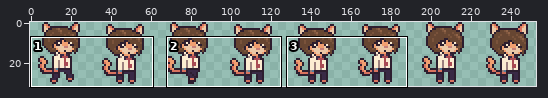
Two states of a sprite sheet, Player/Sprites/mc_sprite_sheet.png. Above: a wide view before the commit, with the close-up outlined.
Close-up. Old version:
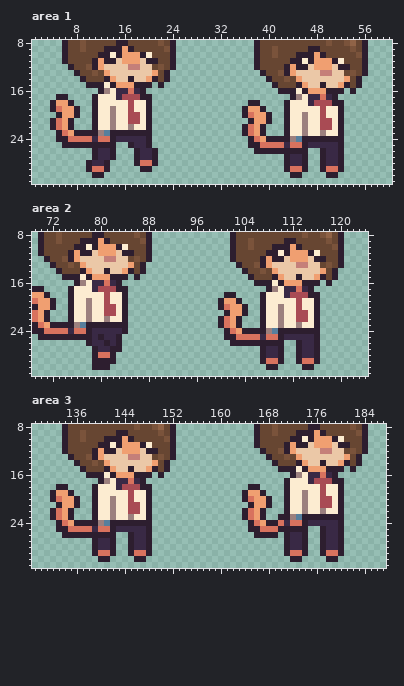
The file is 256x32 pixels. Shown: area 1: x 1..60, y 8..31; area 2: x 69..124, y 8..31; area 3: x 129..187, y 8..31. The old version is drawn lined up with the new one. The wide view leaves out empty margins. The commit also changed other parts of the picture, which this record leaves out.
Now the later version:
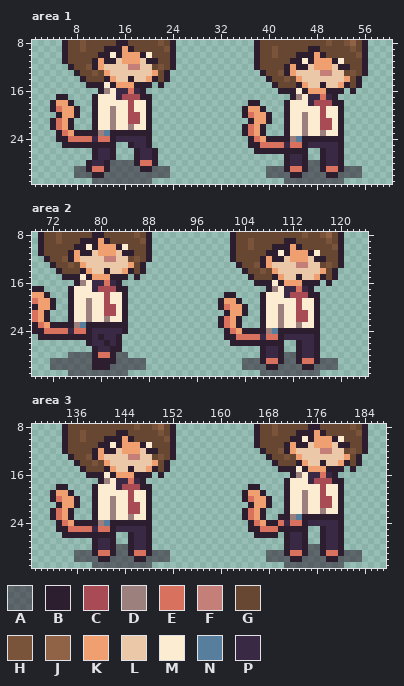
Palette (. is transparent): A #2d1e2f8b  B #2d1e2f  C #a94b54  D #9c807e  E #d8725e  F #c57f79  G #674632  H #7a533b  J #906347  K #f09f71  L #ebc8a7  M #fcecd1  N #577f9d  P #392945
The exact change:
whole drawing moved by +0,-1 (the old picture is shown already moved)
--- area 1
@@ x 1..60 @@
 27 ..........BPPB...BPPB.....................BPPB..BPPB........
-28 .........BPPB....BEEB.....................BPPB..BPPB........
-29 .........BEEB.....BB......................BEEB..BEEB........
-30 ..........BB...............................BB....BB.........
-31 ............................................................
+28 .........BPPBAAAABEEB.....................BPPBAABPPB........
+29 .......AABEEBAAAAABBAAA................AAABEEBAABEEBAAA.....
+30 .......AAABBAAAAAAAAAAA................AAAABBAAAABBAAAA.....
+31 ..........AAAAAAAAAA......................AAAAAAAAAA........
--- area 2
@@ x 69..124 @@
 27 ..........BPPBB.......................BPPB..BPPB........
-28 ..........BEEB........................BPPB..BPPB........
-29 ..........BBBB........................BEEB..BEEB........
-30 ..........BBB..........................BB....BB.........
-31 ........................................................
+28 ......AAAABEEBAA......................BPPBAABPPB........
+29 ...AAAAAAABBBBAAAAA................AAABEEBAABEEBAAA.....
+30 ...AAAAAAABBBAAAAAA................AAAABBAAAABBAAAA.....
+31 ......AAAAAAAAAA......................AAAAAAAAAA........
--- area 3
@@ x 129..187 @@
 27 ..........BPPB..BPPB......................BPPB..BPPB.......
-28 ..........BPPB..BPPB......................BPPB..BPPB.......
-29 ..........BEEB..BEEB......................BEEB..BEEB.......
-30 ...........BB....BB........................BB....BB........
-31 ...........................................................
+28 ..........BPPBAABPPB......................BPPBAABPPB.......
+29 .......AAABEEBAABEEBAAA................AAABEEBAABEEBAAA....
+30 .......AAAABBAAAABBAAAA................AAAABBAAAABBAAAA....
+31 ..........AAAAAAAAAA......................AAAAAAAAAA.......
Changed places in both close-ups, as pixel boxes (x1, y1, x2, y2):
added: (74, 160, 170, 184)
added: (266, 160, 362, 184)
added: (50, 352, 146, 376)
added: (242, 352, 338, 376)
added: (74, 544, 170, 568)
added: (266, 544, 362, 568)
